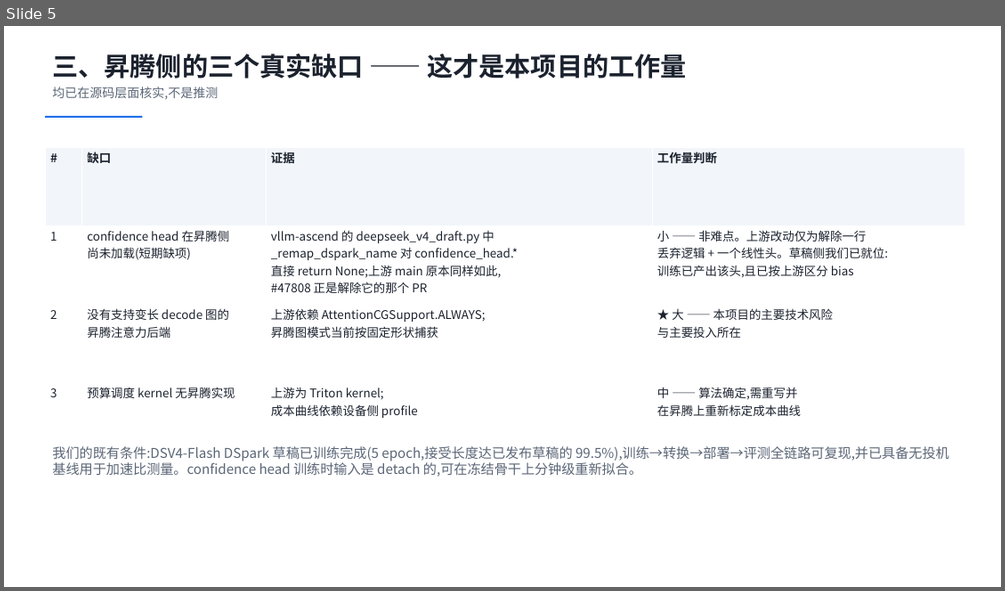
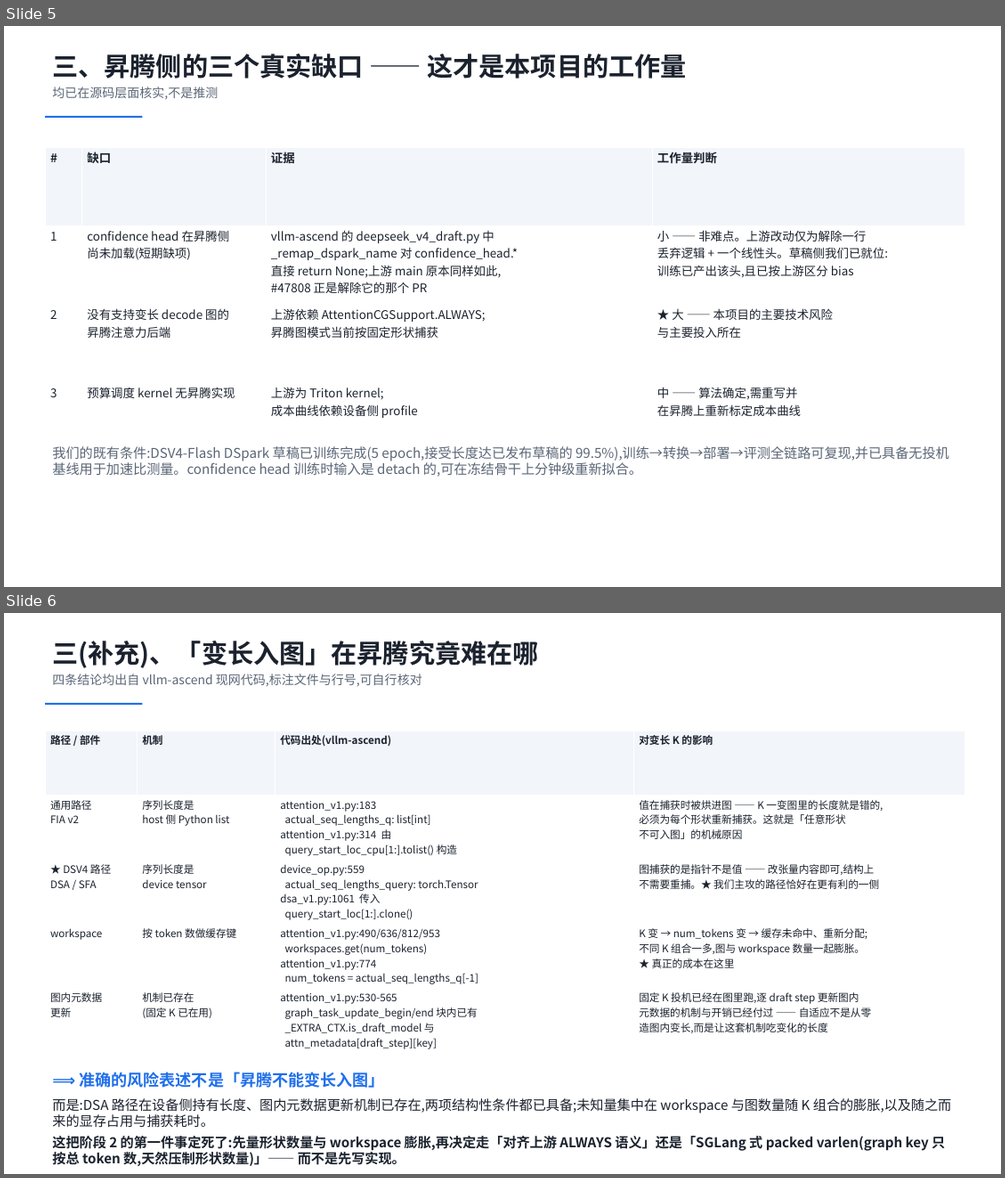
Before and after one commit to Sawyer117/speculators, a slide deck: docs/memos/adaptive-spec-project-proposal-v3.pptx. Shown one above the other, each under a label of ours: slide 5 before the commit, slides 5 and 6 after it. The pictures are 1005x591 and 1005x1178 pixels, drawn with LibreOffice and Linux fonts; fonts in the diff are those of the drawing. Boxes give left, top, right and bottom in pixels: in the first picture for what was removed or moved away, otherwise in the second. Text is boxed around its words. In the diff, an @@ line names an element or a change of style, - is before the commit and + after.

Commit message:
docs(memo): add the technical slide behind the graph-capture risk, with source citations
The deck asserted that Ascend has no 'any shape can enter the graph' mechanism
and left it there. This adds the slide that substantiates it, every row citing a
vllm-ascend file and line so a reader can check it:

- the generic FIA v2 path holds sequence lengths as a host-side list[int], baked
  into the graph at capture, so a changed K forces a re-capture -- that is the
  mechanical reason behind the claim;
- the DSA/SFA path DSV4 uses holds them as a device tensor, so the graph captures
  a pointer rather than values and structurally needs no re-capture;
- the workspace cache is keyed on num_tokens, so a changed K misses and
  reallocates, and graph/workspace counts grow with the number of K combinations;
- the in-graph metadata update mechanism already exists and fixed-K speculation
  already runs inside the graph, so that cost is already paid.

Which makes the accurate statement of the risk narrower than what the deck said:
two structural preconditions are already met, and the unknown is the workspace
and graph-count growth. That is what stage 2 must measure before choosing a
route, rather than implementing first.

Also fixes a layout overlap on the milestones slide that had been present since
v3's first version -- the table ran under the text block below it. Found by
extending preview_pptx.py with an overlap scan; coordinate arithmetic passes
both this and the text-overflow class of bug.

```diff
--- a/docs/memos/adaptive-spec-project-proposal-v3.pptx
+++ b/docs/memos/adaptive-spec-project-proposal-v3.pptx
@@ slide 6 added at (4,613,1001,1174), background #FFFFFF @@
@@ text added at (52,641,538,686), 12 pt, text #5B6677 @@
+三(补充)、「变长入图」在昇腾究竟难在哪
+四条结论均出自 vllm-ascend 现网代码,标注文件与行号,可自行核对
@@ rectangle added at (45,703,142,705), fill #1F6FEB @@
@@ table added at (45,731,965,1053), 5 rows, 4 columns @@
+路径 / 部件 | 机制 | 代码出处(vllm-ascend) | 对变长 K 的影响
+通用路径 / FIA v2 | 序列长度是 / host 侧 Python list | attention_v1.py:183 / actual_seq_lengths_q: list[int] / attention_v1.py:314 由 / query_start_loc_cpu[1:].tolist() 构造 | 值在捕获时被烘进图 —— K 一变图里的长度就是错的, / 必须为每个形状重新捕获。这就是「任意形状 / 不可入图」的机械原因
+★ DSV4 路径 / DSA / SFA | 序列长度是 / device tensor | device_op.py:559 / actual_seq_lengths_query: torch.Tensor / dsa_v1.py:1061 传入 / query_start_loc[1:].clone() | 图捕获的是指针不是值 —— 改张量内容即可,结构上 / 不需要重捕。★ 我们主攻的路径恰好在更有利的一侧
+workspace | 按 token 数做缓存键 | attention_v1.py:490/636/812/953 / workspaces.get(num_tokens) / attention_v1.py:774 / num_tokens = actual_seq_lengths_q[-1] | K 变 → num_tokens 变 → 缓存未命中、重新分配; / 不同 K 组合一多,图与 workspace 数量一起膨胀。 / ★ 真正的成本在这里
+图内元数据 / 更新 | 机制已存在 / (固定 K 已在用) | attention_v1.py:530-565 / graph_task_update_begin/end 块内已有 / _EXTRA_CTX.is_draft_model 与 / attn_metadata[draft_step][key] | 固定 K 投机已经在图里跑,逐 draft step 更新图内 / 元数据的机制与开销已经付过 —— 自适应不是从零 / 造图内变长,而是让这套机制吃变化的长度
@@ text added at (52,1071,951,1166), 13 pt, text #1B222E, bold @@
+⟹ 准确的风险表述不是「昇腾不能变长入图」
+而是:DSA 路径在设备侧持有长度、图内元数据更新机制已存在,两项结构性条件都已具备;未知量集中在 workspace 与图数量随 K 组合的膨胀,以及随之而来的显存占用与捕获耗时。
+这把阶段 2 的第一件事定死了:先量形状数量与 workspace 膨胀,再决定走「对齐上游 ALWAYS 语义」还是「SGLang 式 packed varlen(graph key 只按总 token 数,天然压制形状数量)」—— 而不是先写实现。
```
Also in this commit, not shown: 2 slides changed, 3 other files.
